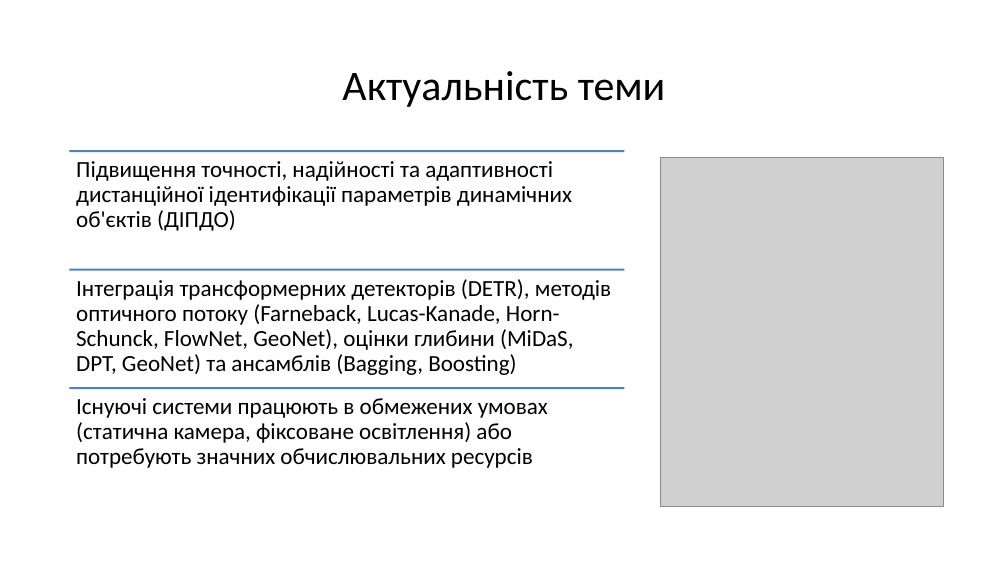
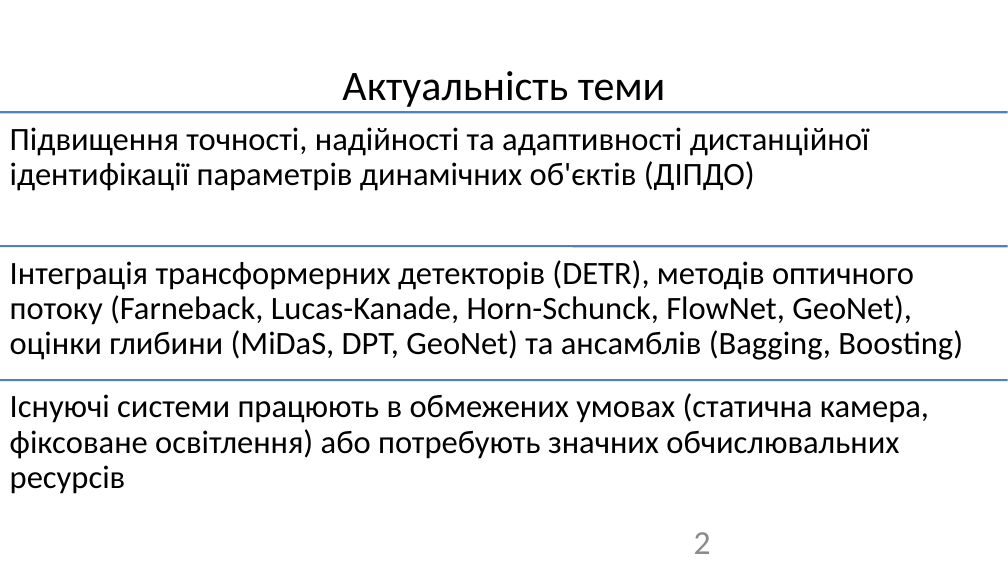
Before and after one commit to ly0wenka/dis_f, a slide deck: slide 2 of dissertation_Kondratov_slides.pptx. Drawn at 1008x567 pixels with LibreOffice and Linux fonts; fonts in the diff are those of the drawing; grey boxes stand for pictures. Boxes give left, top, right and bottom in pixels: in the first picture for what was removed or moved away, otherwise in the second. Text is boxed around its words. In the diff, an @@ line names an element or a change of style, - is before the commit and + after.

```diff
--- a/dissertation_Kondratov_slides.pptx
+++ b/dissertation_Kondratov_slides.pptx
@@ size 22 to 31 pt; more space between paragraphs in 3 elements at <box>10,393,929,494</box>, <box>10,260,963,360</box>, <box>10,127,870,191</box> @@
@@ text "Підвищення точності, надійності та адаптивності ...": place and size @@
-text "Підвищення точності, надійності та адаптивності ..." at <box>76,161,572,231</box>
+text "Підвищення точності, надійності та адаптивності ..." at <box>10,127,870,191</box>
@@ line added from (0, 112) to (1008, 112), #4F81BD 2 pt @@
@@ line removed from (70, 151) to (625, 151) @@
@@ picture removed at <box>661,157,944,507</box> @@
@@ text "Інтеграція трансформерних детекторів (DETR), методів ...": place and size @@
-text "Інтеграція трансформерних детекторів (DETR), методів ..." at <box>76,279,611,375</box>
+text "Інтеграція трансформерних детекторів (DETR), методів ..." at <box>10,260,963,360</box>
@@ line moved from (70, 270) - (625, 270) to (0, 247) - (1008, 247) @@
@@ text "Існуючі системи працюють в обмежених ...": place and size @@
-text "Існуючі системи працюють в обмежених ..." at <box>76,398,548,468</box>
+text "Існуючі системи працюють в обмежених ..." at <box>10,393,929,494</box>
@@ line moved from (70, 388) - (625, 388) to (0, 380) - (1008, 380) @@
@@ page number added at <box>694,532,711,554</box>, 32 pt, text #8C8C8C @@
+2
```
Also in this commit, not shown: 41 other slides changed.
